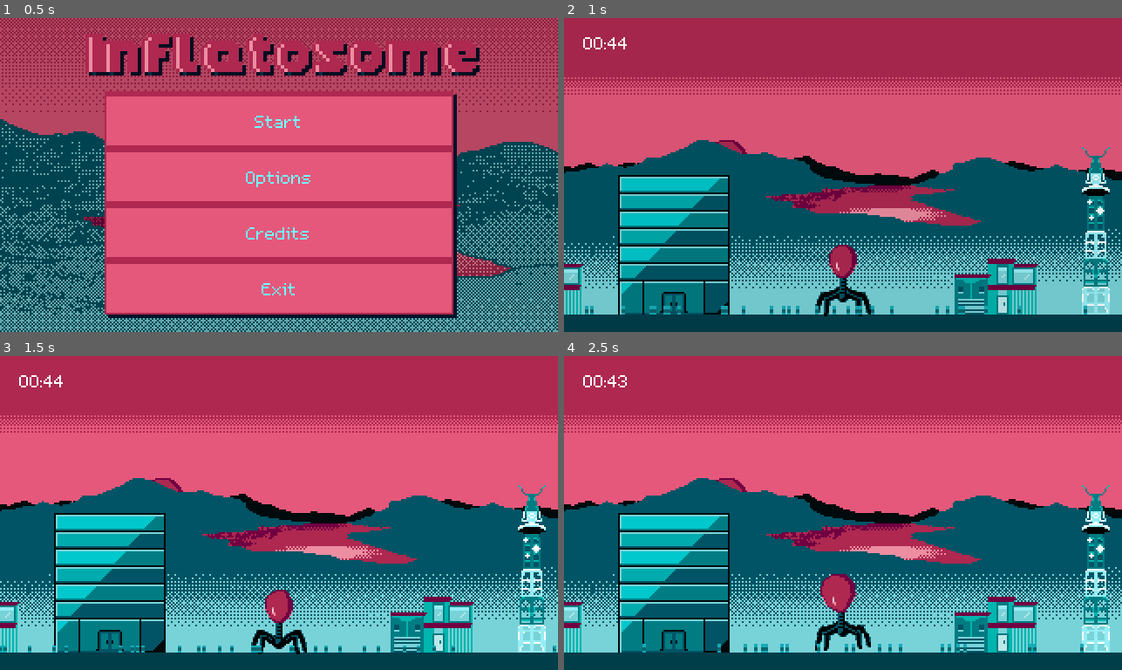
Above: before the commit, frames 1-4 (two rows, left to right).
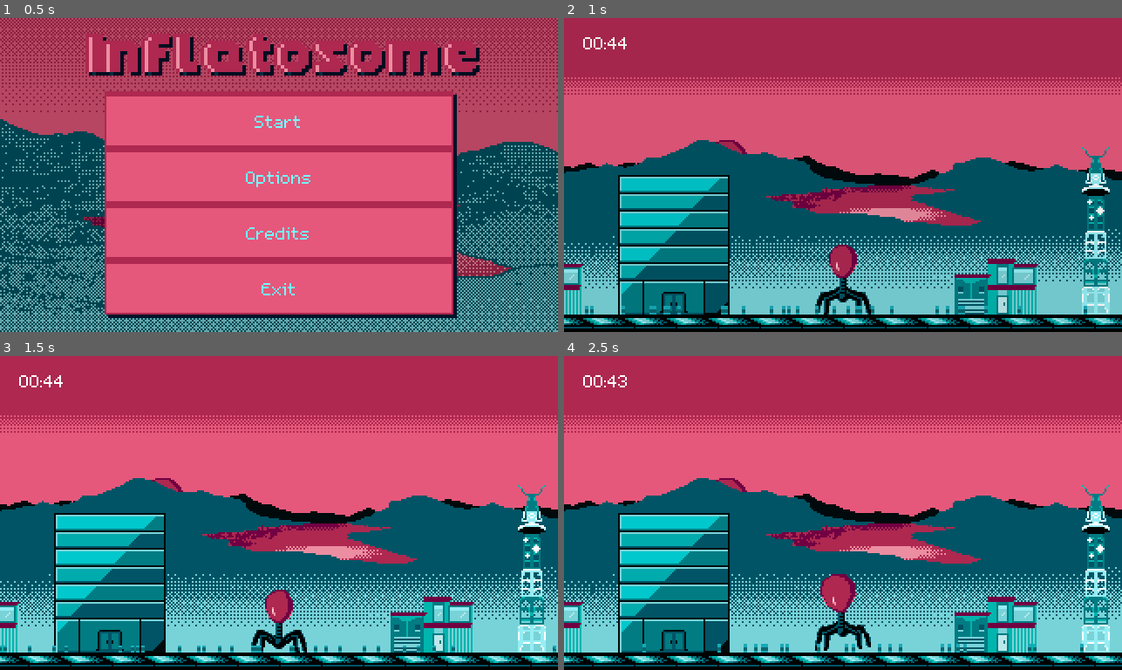
Above: after the commit, the same moments.

Repository: lily-swift/Jame-Gam-46
Game: Godot game, scene res://Scenes/main_menu.tscn
Same seed, same stepped clock (60 frames per second), same inputs: the game is played once before the commit and once after it.
Inputs:
- Up to frame 1 (0.5 s): no input
- Up to frame 2 (1 s): click "Start" at 0.5 s
- Up to frame 3 (1.5 s): tap Enter at 1.25 s; hold Right (moveRight) from 1.28 s (still down); tap Shift (drill) at 1.35 s
- Up to frame 4 (2.5 s): tap Space (jump) at 1.52, 2.27 s; release Right (moveRight) at 2.03 s; hold Left (moveLeft) from 2.03 s (still down); tap L at 2.1 s

Frame 1 is identical in both runs. In frame 2, 5.5% of the frame differs, in the area x 0-100%, y 94-100%; in frame 3, 5.5%; in frame 4, 5.6%.

Commit message:
added ground sprite

Diff:
--- a/Game/Scenes/level.tscn
+++ b/Game/Scenes/level.tscn
@@ -27,6 +27,7 @@
 [ext_resource type="Script" path="res://Scripts/game_timer.gd" id="21_0cmrb"]
 [ext_resource type="PackedScene" uid="uid://cg56wb1eohjbw" path="res://Scenes/pause.tscn" id="21_dx6so"]
 [ext_resource type="Script" path="res://Scripts/landeffects.gd" id="21_pnhnk"]
+[ext_resource type="Texture2D" uid="uid://buur4b2mq6gc8" path="res://Art/groundSprite_total.png" id="22_54tli"]
 [ext_resource type="AudioStream" uid="uid://bl1yw8n3bhn88" path="res://Sound/MUS_main.wav" id="24_gf56v"]
 [ext_resource type="AudioStream" uid="uid://bju3uhc0bgxbh" path="res://Sound/SFX_land_gapless.wav" id="24_u0did"]
 [ext_resource type="Script" path="res://Scripts/soundtrack.gd" id="25_6y3s5"]
@@ -658,19 +659,49 @@
 
 [node name="Ground" type="StaticBody2D" parent="."]
 position = Vector2(0, 80)
-scale = Vector2(4.36, 1)
 collision_layer = 2
 collision_mask = 289
 
 [node name="CollisionShape2D" type="CollisionShape2D" parent="Ground"]
+scale = Vector2(10, 1)
 shape = SubResource("RectangleShape2D_i2t4f")
 
+[node name="Sprite2D" type="Sprite2D" parent="Ground"]
+texture = ExtResource("22_54tli")
+offset = Vector2(0, -4)
+
 [node name="ColorRect" type="ColorRect" parent="Ground"]
-offset_left = -160.0
+visible = false
+anchors_preset = 5
+anchor_left = 0.5
+anchor_right = 0.5
+offset_left = -2000.0
+offset_top = -9.0
+offset_right = 2000.0
+offset_bottom = -8.0
+grow_horizontal = 2
+color = Color(0, 0.329412, 0.396078, 1)
+
+[node name="ColorRect2" type="ColorRect" parent="Ground"]
+anchors_preset = 5
+anchor_left = 0.5
+anchor_right = 0.5
+offset_left = -2000.0
 offset_top = -10.0
-offset_right = 160.0
-offset_bottom = 10.0
-color = Color(0, 0.243137, 0.290196, 1)
+offset_right = 2000.0
+offset_bottom = -9.0
+grow_horizontal = 2
+color = Color(0, 0, 0, 1)
+
+[node name="Sprite2D2" type="Sprite2D" parent="Ground"]
+position = Vector2(-960, 0)
+texture = ExtResource("22_54tli")
+offset = Vector2(0, -4)
+
+[node name="Sprite2D3" type="Sprite2D" parent="Ground"]
+position = Vector2(960, 0)
+texture = ExtResource("22_54tli")
+offset = Vector2(0, -4)
 
 [node name="VirusBody" type="RigidBody2D" parent="."]
 position = Vector2(0, 37)
Binary file added: Game/Art/groundSprite_single.png
Not shown, added: Game/Art/groundSprite_single.png.import
Binary file added: Game/Art/groundSprite_total.png
Not shown, added: Game/Art/groundSprite_total.png.import
Not shown: 1 places in Game/Scenes/level.tscn that only renumber resources
